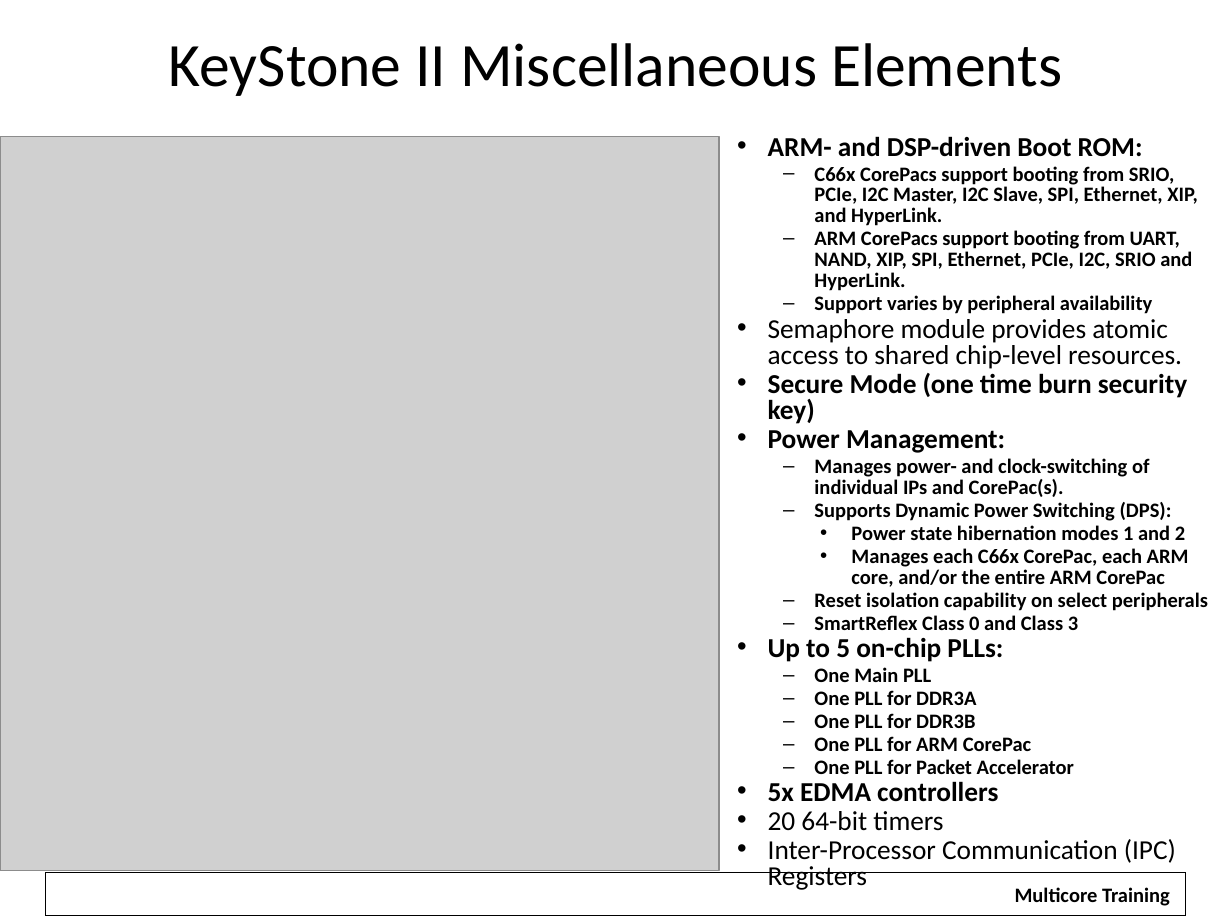
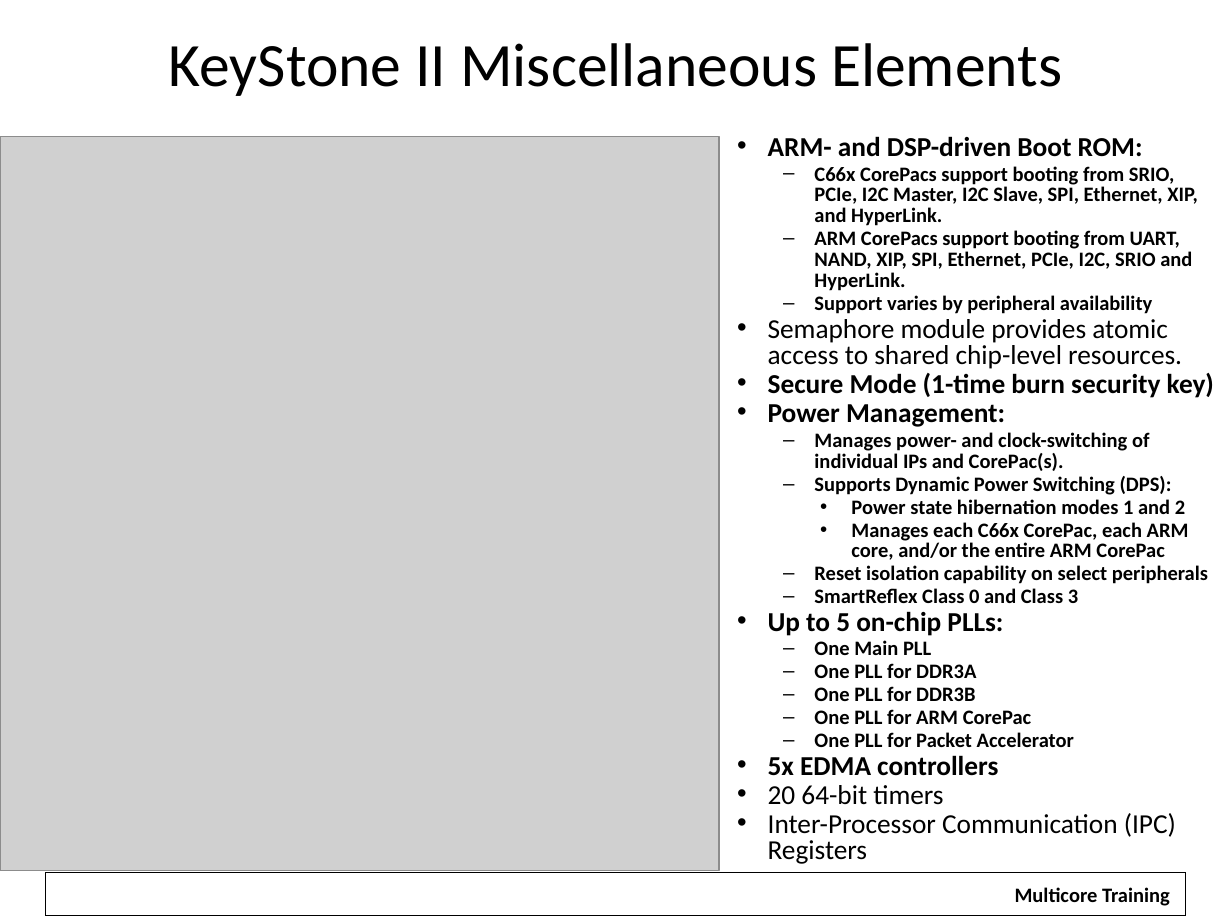
Before and after one commit to hari1989/keystone-workshop, a slide deck: slide 25 of preliminary/Working/presentations/KeyStone SoC Overview.pptx (slide 24 before the commit). Drawn at 1232x924 pixels with LibreOffice and Linux fonts; fonts in the diff are those of the drawing; grey boxes stand for pictures; background and template pictures are left out. Boxes give left, top, right and bottom in pixels: in the first picture for what was removed or moved away, otherwise in the second. Text is boxed around its words. In the diff, an @@ line names an element or a change of style, - is before the commit and + after.

```diff
--- a/preliminary/Working/presentations/KeyStone SoC Overview.pptx
+++ b/preliminary/Working/presentations/KeyStone SoC Overview.pptx
@@ text at box(768, 373, 1214, 398): text changed @@
-• Secure Mode (one time burn security key)
+• Secure Mode (1-time burn security key)
```
Also in this commit, not shown: 8 other slides changed, 1 slide added.
